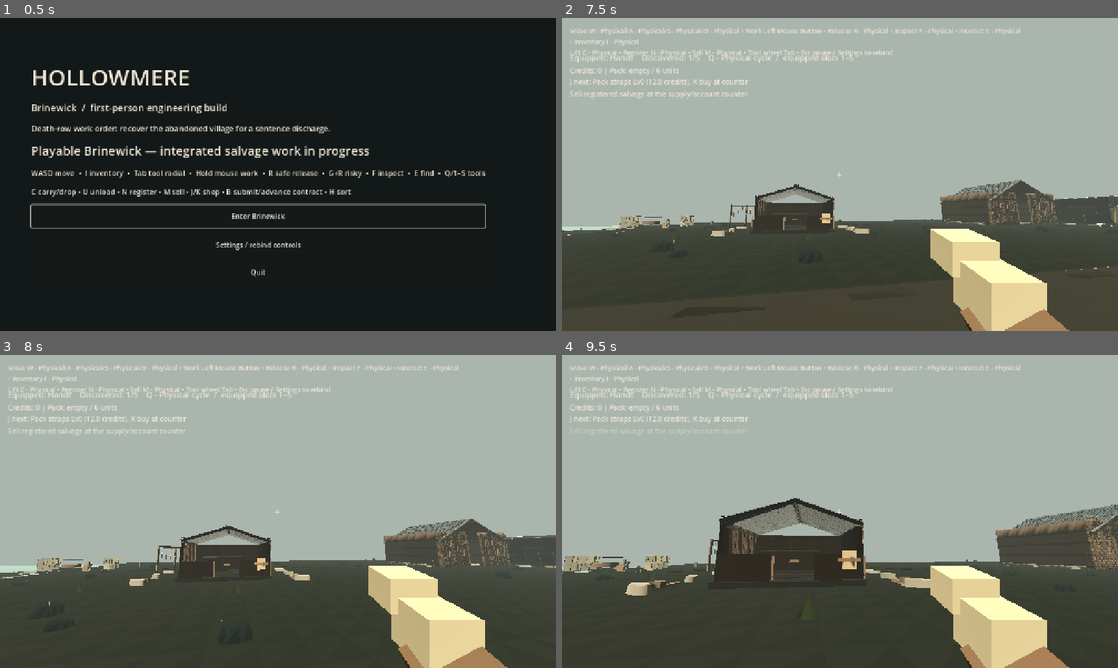
Above: before the commit, frames 1-4 (two rows, left to right).
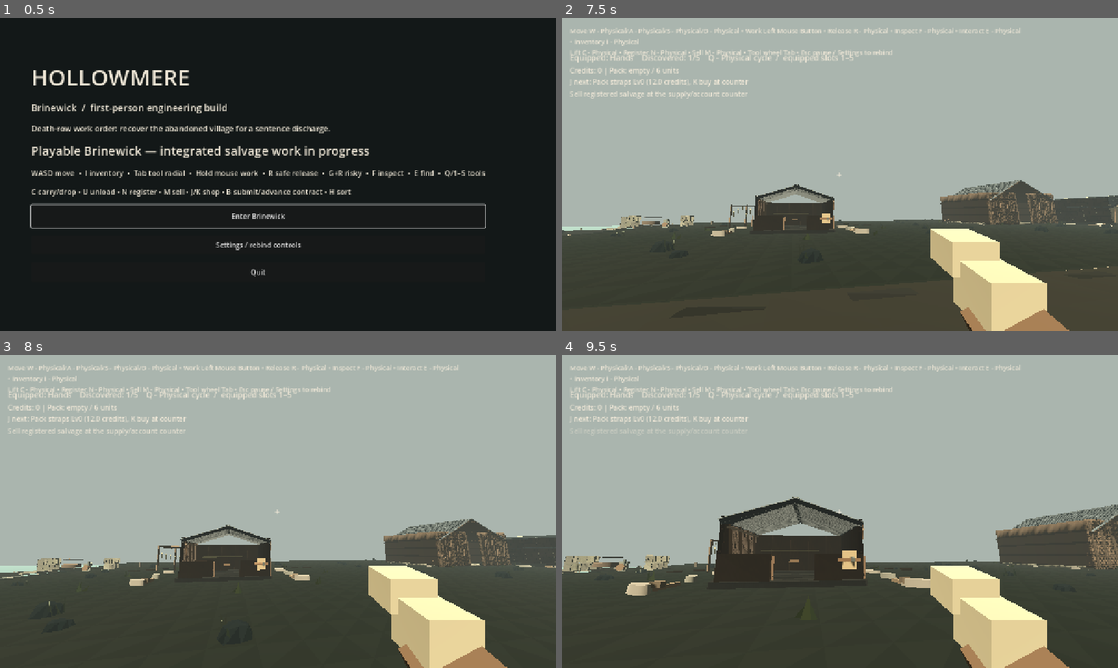
Above: after the commit, the same moments.

Repository: squwillsmith-ship-it/Hollowmere-0.2
Game: Godot game, scene res://scenes/main.tscn
The game is run twice, just before and just after one commit, with the same random seed, the same clock (stepped at 60 frames per second) and the same inputs.
Inputs (mouse positions are in pixels of both pictures, inside the frame that each line leads up to):
- Up to frame 1 (0.5 s): no input
- Up to frame 2 (7.5 s): click "Enter Brinewick" at 0.5 s; tap Enter at 1.25 s; move the mouse to (867, 174) at 1.27 s; hold E (hm_find_tool) 1.28-2.03 s; hold W (hm_forward) 1.28-6.53 s; click (867, 174) at 1.42 s; tap Space (hm_jump) at 1.52, 2.27, 3.77, 4.52, 5.27, 6.77 s; move the mouse to (812, 174) at 2.02 s; tap F (hm_inspect) at 2.1 s; move the mouse to (851, 168) at 2.77 s; hold C (hm_lift_place) 2.78-3.53 s; move the mouse to (834, 180) at 3.52 s; tap H (hm_process) at 3.6 s; click (834, 180) at 3.67 s; move the mouse to (878, 177) at 4.27 s; hold N (hm_register) 4.28-5.03 s; move the mouse to (795, 171) at 5.02 s; tap R (hm_release) at 5.1 s; move the mouse to (845, 174) at 5.77 s; hold B (hm_requisition) 5.78-6.53 s; click (845, 174) at 5.92 s; move the mouse to (817, 168) at 6.52 s; hold D (hm_right) 6.53-7.28 s; tap G (hm_risk_modifier) at 6.6 s; move the mouse to (867, 174) at 7.27 s; hold W (hm_forward) from 7.28 s (still down); hold M (hm_sell) from 7.28 s (still down)
- Up to frame 3 (8 s): keep holding W (hm_forward); keep holding M (hm_sell); tap Space (hm_jump) at 7.52 s
- Up to frame 4 (9.5 s): keep holding W (hm_forward); move the mouse to (812, 511) at 8.02 s; release M (hm_sell) at 8.03 s; tap Shift (hm_sprint) at 8.1 s; click (812, 511) at 8.17 s; tap Space (hm_jump) at 8.27 s; move the mouse to (851, 505) at 8.77 s; tap 1 (hm_tool_1) at 8.85 s

Frame 1 is identical in both runs. In frame 2, less than 0.1% of the frame differs, in the area x 35-100%, y 53-59%; in frame 3, less than 0.1%; in frame 4, 0.3%, in the area x 28-55%, y 45-58%.

Commit message:
feat(g3): layer believable slate courses onto existing 64 removable/protected roof bodies

Diff:
--- a/game/scripts/world/hm_brinewick_sites.gd
+++ b/game/scripts/world/hm_brinewick_sites.gd
@@ -128,6 +128,13 @@
 	add_child(district_art)
 	district_art.build(installation_nodes)
 	set_meta("g3_pilot_architectural_owners",district_art.attached_visuals)
+	# Final G3 roof surface: individual worn slate courses remain children
+	# of the 64 ORIGINAL pitched roof bodies/colliders, never own gameplay.
+	var roof_finish := HMG3RoofWeatherFinish.new()
+	roof_finish.name = "G3OriginalRoofWeatherFinish"
+	add_child(roof_finish)
+	roof_finish.build(installation_nodes)
+	set_meta("g3_64_roof_surfaces",roof_finish.owners)
 
 	# World discoveries and narrative cues reference existing site markers.
 	for data: Variant in parsed.get("world_discoveries", []):
